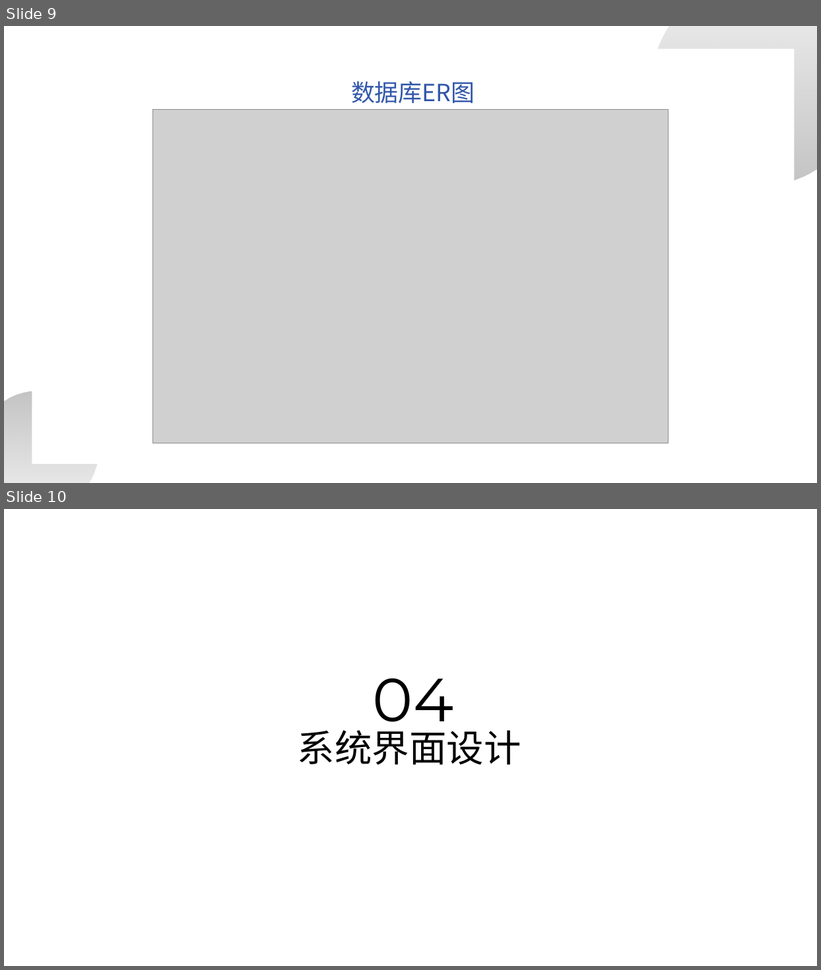
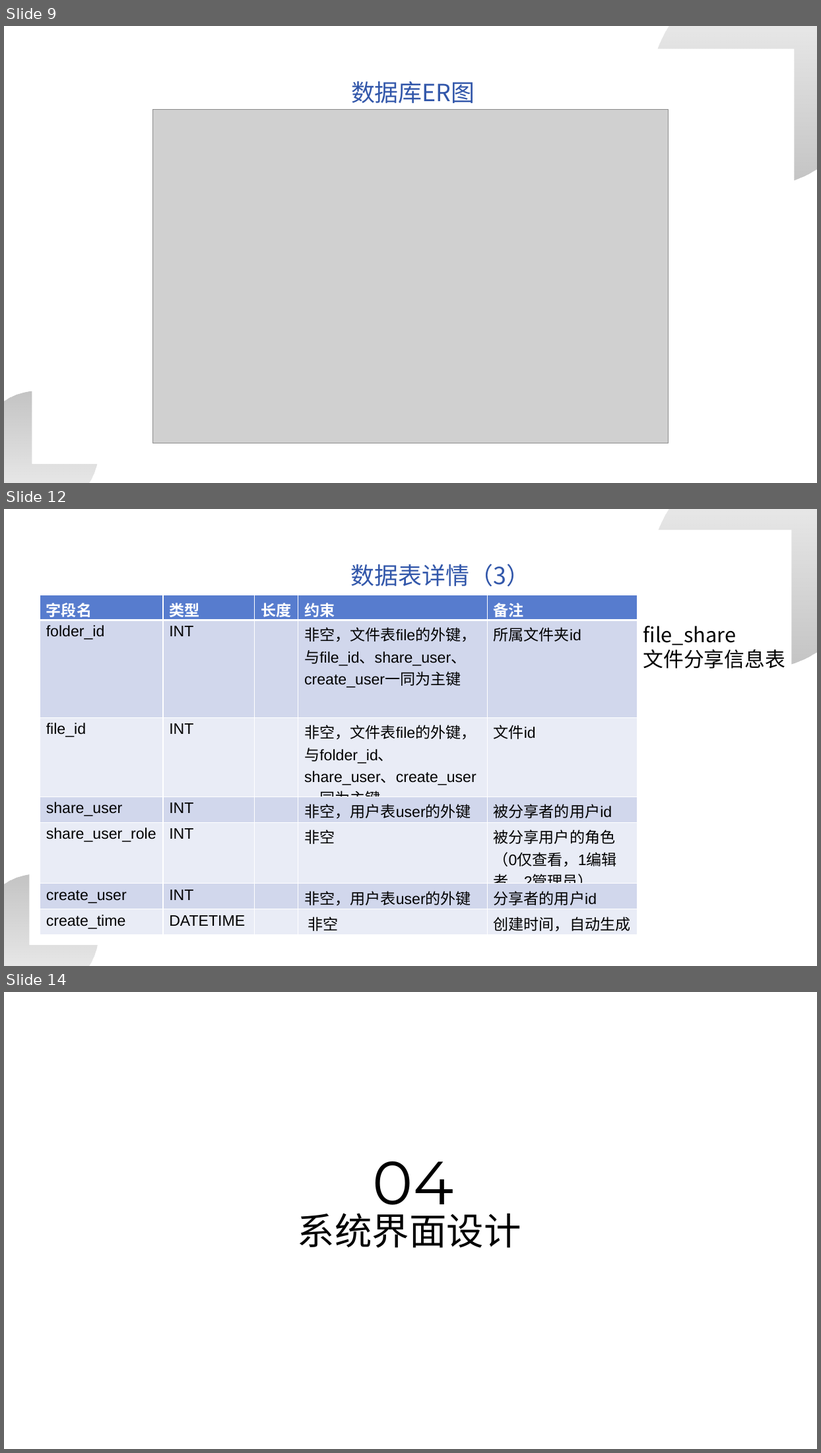
Before and after one commit to ChenjxJames/MyCloud, a slide deck: doc/演示.pptx. Shown one above the other, each under a label of ours: slides 9 and 10 before the commit, slides 9, 12 and 14 after it; the slides between them are not shown. The pictures are 821x970 and 821x1453 pixels, drawn with LibreOffice and Linux fonts; fonts in the diff are those of the drawing; grey boxes stand for pictures; background and template pictures are left out. Boxes give left, top, right and bottom in pixels: in the first picture for what was removed or moved away, otherwise in the second. Text is boxed around its words. In the diff, an @@ line names an element or a change of style, - is before the commit and + after.

```diff
--- a/doc/演示.pptx
+++ b/doc/演示.pptx
@@ slide 12 added at [4,509,817,966], background picture (left out) @@
@@ freeform shape added at [653,509,817,669], fill gradient #000000 @@
@@ rectangle added at [30,529,792,945], fill #FFFFFF @@
@@ text added at [351,564,530,587], 28 pt, text #3257AA @@
+数据表详情（3）
@@ table added at [40,595,638,935], 7 rows, 5 columns @@
+字段名 | 类型 | 长度 | 约束 | 备注
+folder_id | INT |  | 非空，文件表file的外键，与file_id、share_user、create_user一同为主键 | 所属文件夹id
+file_id | INT |  | 非空，文件表file的外键，与folder_id、share_user、create_user一同为主键 | 文件id
+share_user | INT |  | 非空，用户表user的外键 | 被分享者的用户id
+share_user_role | INT |  | 非空 | 被分享用户的角色（0仅查看，1编辑者，2管理员）
+create_user | INT |  | 非空，用户表user的外键 | 分享者的用户id
+create_time | DATETIME |  | 非空 | 创建时间，自动生成
@@ text added at [644,626,786,669], 24 pt, text #000000 @@
+file_share
+文件分享信息表
@@ freeform shape added at [4,875,98,966], fill gradient #000000 @@
@@ what was slide 10 is now slide 14 @@
```
Also in this commit, not shown: 1 slide changed, 3 other slides added, 2 other files.
